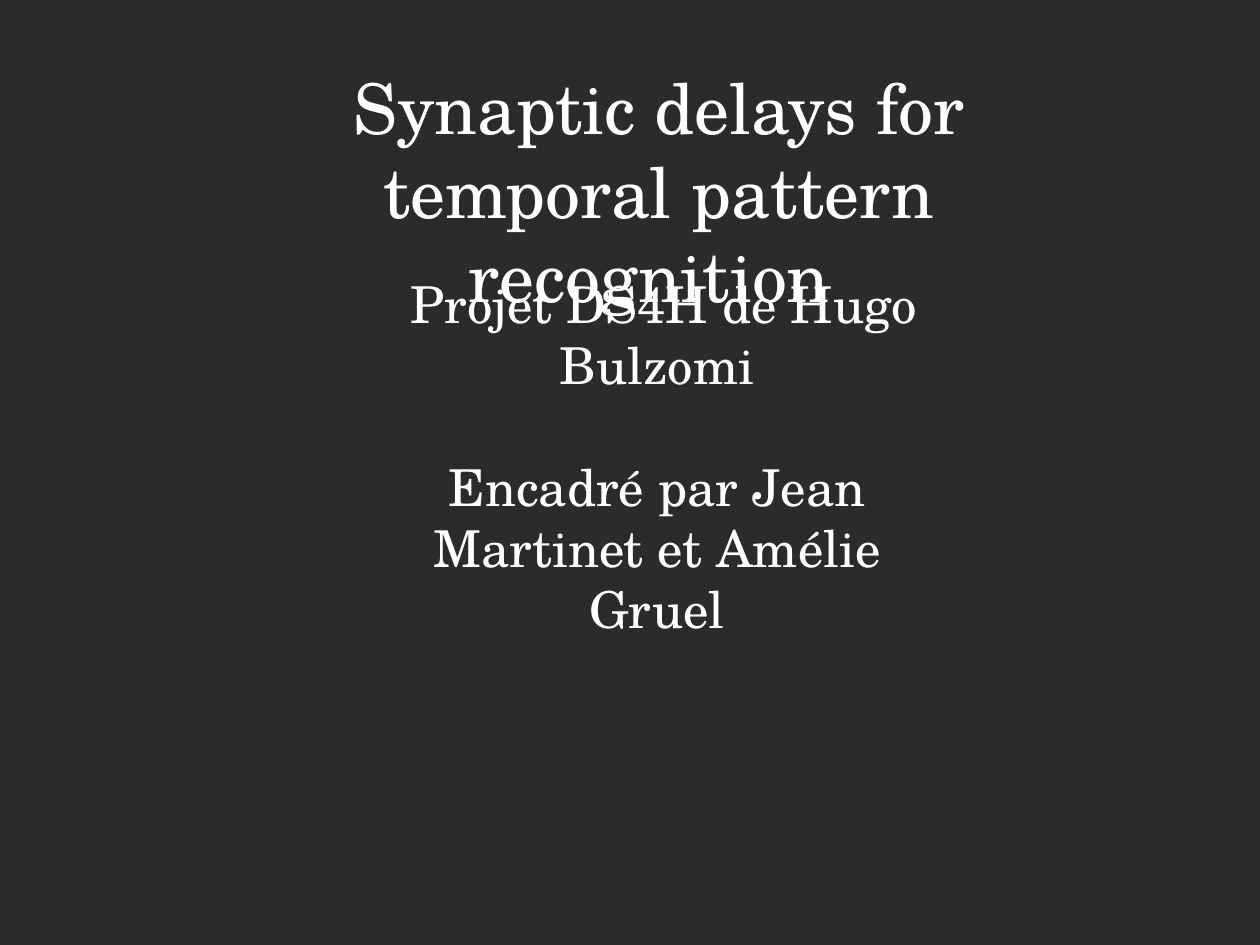
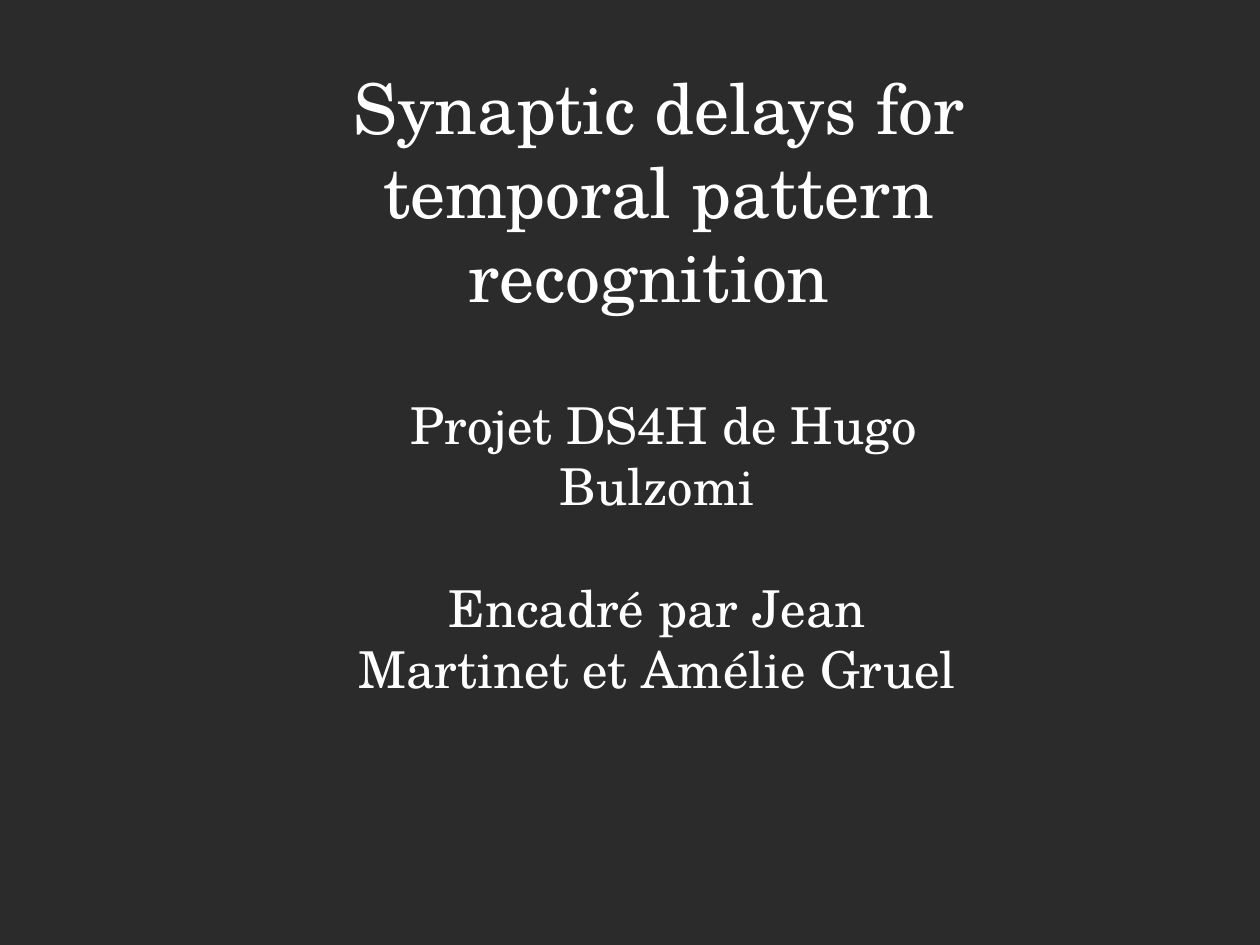
Before and after one commit to HugoBulzomi/SNN_Delay_Learning, a slide deck: slide 1 of DS4H_presentation.odp. Drawn at 1260x945 pixels with LibreOffice and Linux fonts; fonts in the diff are those of the drawing; background and template pictures are left out; a plain dark background stands for a picture behind light text. Boxes give left, top, right and bottom in pixels: in the first picture for what was removed or moved away, otherwise in the second. Text is boxed around its words. In the diff, an @@ line names an element or a change of style, - is before the commit and + after.

```diff
--- a/DS4H_presentation.odp
+++ b/DS4H_presentation.odp
@@ subtitle "Projet DS4H de Hugo Bulzomi" rewrapped from (x1=411, y1=273, x2=917, y2=629) to (x1=358, y1=406, x2=956, y2=689) @@
```
Also in this commit, not shown: 4 other slides changed, 1 slide added, 1 slide removed, 1 other file.
